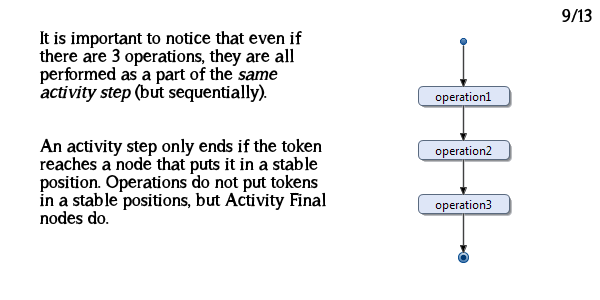
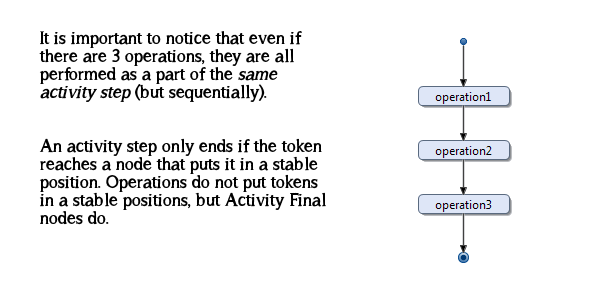
The second 600px x 300px image is a revision of the first. Changes to its layers:
painted on "9/13" over [562, 8, 592, 23]
